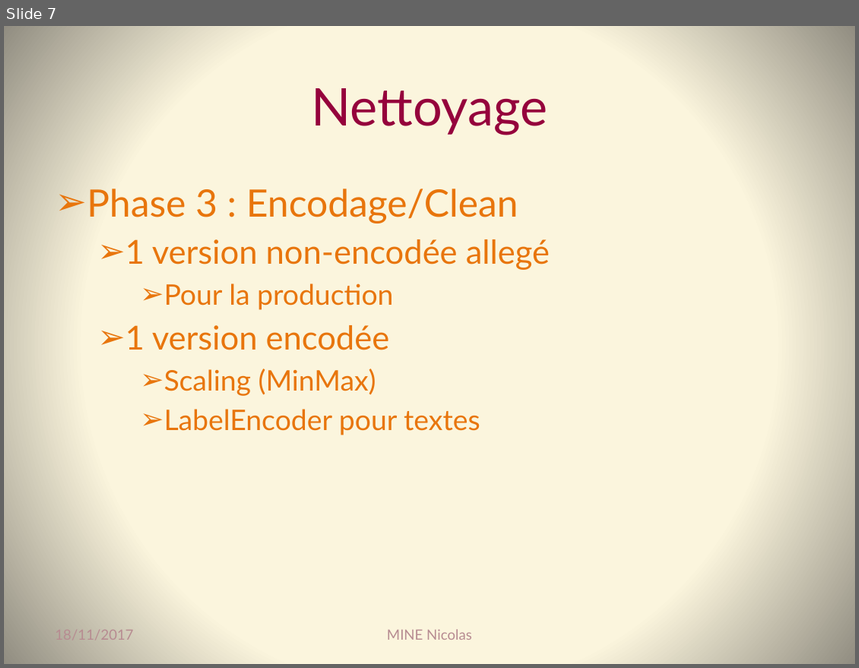
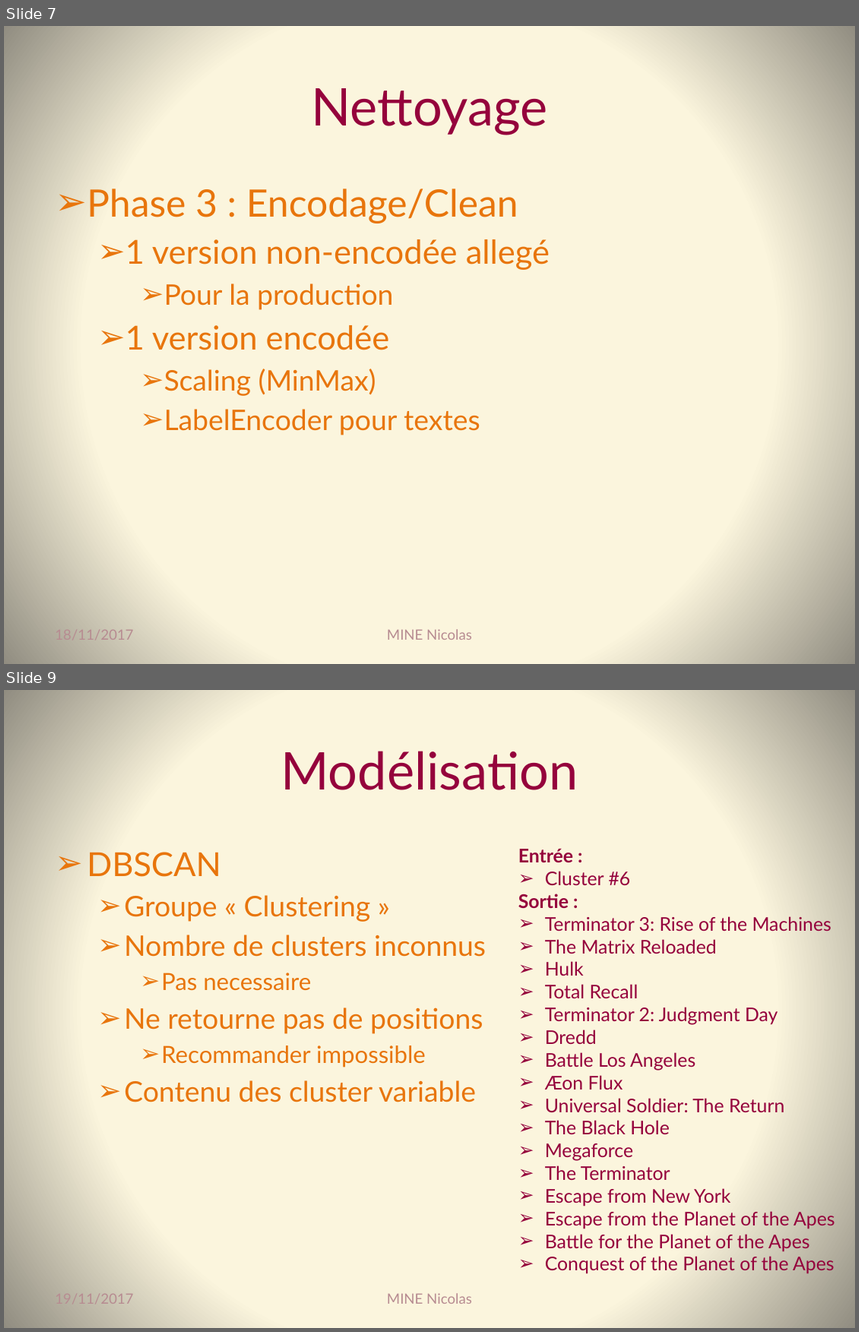
Before and after one commit to Coni63/OC_DS, a slide deck: Projet 3 - recomm. de films/Presentation-projet_3.pptx. Shown one above the other, each under a label of ours: slide 7 before the commit, slides 7 and 9 after it; the slides between them are not shown. The pictures are 859x668 and 859x1332 pixels, drawn with LibreOffice and Linux fonts; fonts in the diff are those of the drawing. Boxes give left, top, right and bottom in pixels: in the first picture for what was removed or moved away, otherwise in the second. Text is boxed around its words. In the diff, an @@ line names an element or a change of style, - is before the commit and + after.

```diff
--- a/Projet 3 - recomm. de films/Presentation-projet_3.pptx
+++ b/Projet 3 - recomm. de films/Presentation-projet_3.pptx
@@ slide 9 added at (4, 690, 855, 1328), background gradient #FCF7DD to #918E81 @@
@@ title added at (281, 751, 578, 790), 44 pt, text #95023C @@
+Modélisation
@@ text added at (519, 848, 835, 1274), 16 pt, text #95023C @@
+Entrée :
+➢ Cluster #6
+Sortie :
+➢ Terminator 3: Rise of the Machines
+➢ The Matrix Reloaded
+➢ Hulk
+➢ Total Recall
+➢ Terminator 2: Judgment Day
+➢ Dredd
+➢ Battle Los Angeles
+➢ Æon Flux
+➢ Universal Soldier: The Return
+➢ The Black Hole
+➢ Megaforce
+➢ The Terminator
+➢ Escape from New York
+➢ Escape from the Planet of the Apes
+➢ Battle for the Planet of the Apes
+➢ Conquest of the Planet of the Apes
@@ text added at (87, 852, 486, 1103), 24 pt, text #E8750C @@
+➢ DBSCAN
+  ➢ Groupe « Clustering »
+  ➢ Nombre de clusters inconnus
+    ➢ Pas necessaire
+  ➢ Ne retourne pas de positions
+    ➢ Recommander impossible
+  ➢ Contenu des cluster variable
@@ text added at (55, 1294, 133, 1304), 12 pt, text #B78C92 @@
+19/11/2017
@@ text added at (387, 1293, 472, 1304), 12 pt, text #B78C92 @@
+MINE Nicolas
```
Also in this commit, not shown: 5 slides changed, 6 other slides added, 13 other files.
